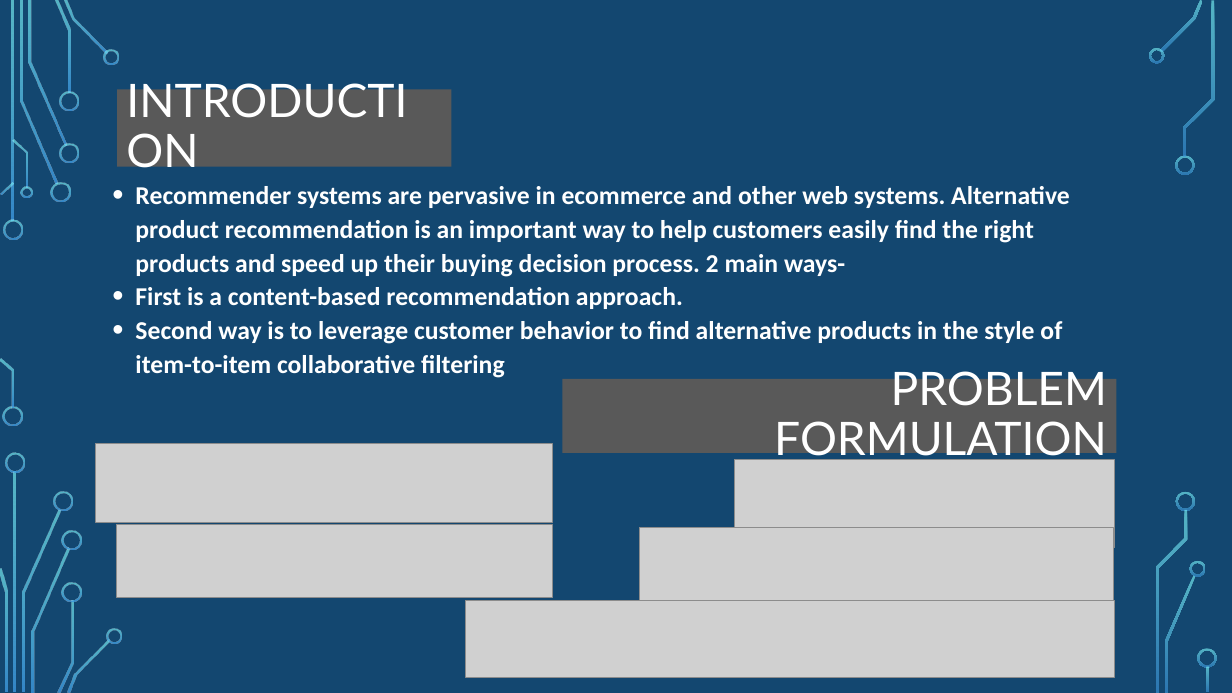
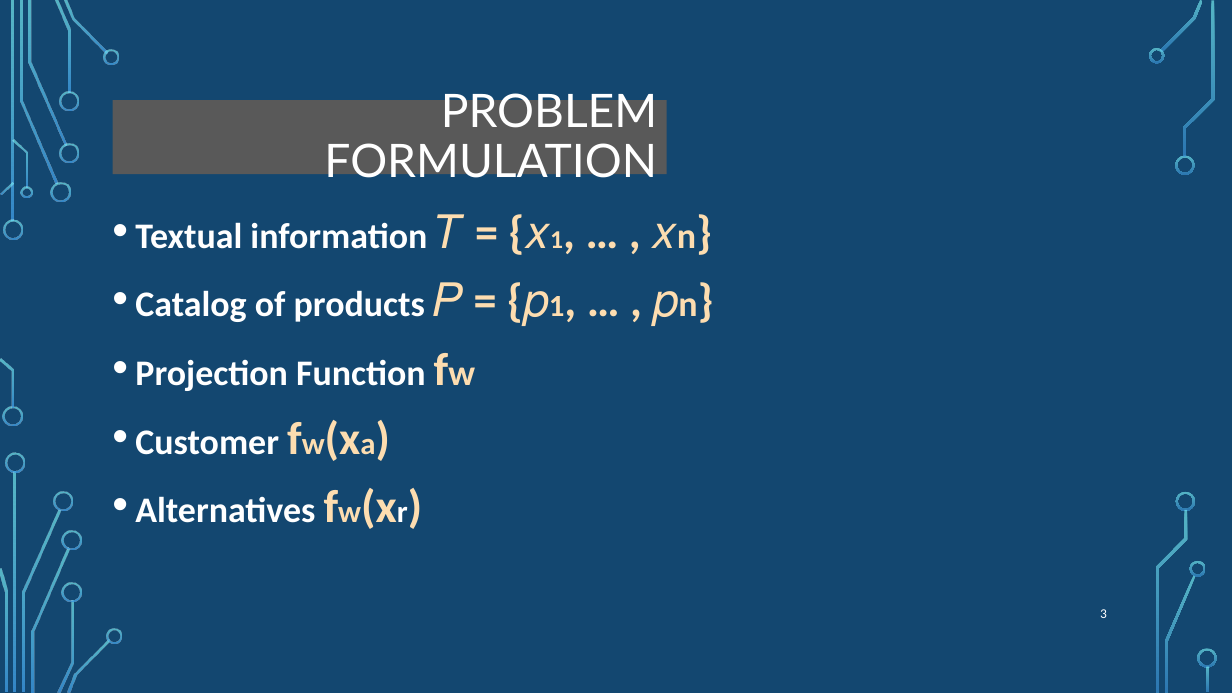
Before and after one commit to AHQJOHN/presentation2, a slide deck: slide 3 of presentation2.pptx. Drawn at 1232x693 pixels with LibreOffice and Linux fonts; fonts in the diff are those of the drawing; grey boxes stand for pictures; background and template pictures are left out. Boxes give left, top, right and bottom in pixels: in the first picture for what was removed or moved away, otherwise in the second. Text is boxed around its words. In the diff, an @@ line names an element or a change of style, - is before the commit and + after.

```diff
--- a/presentation2.pptx
+++ b/presentation2.pptx
@@ rectangle "PROBLEM FORMULATION": place and size @@
-rectangle "PROBLEM FORMULATION" at box(563, 379, 1117, 453)
+rectangle "PROBLEM FORMULATION" at box(113, 100, 667, 174)
@@ title removed at box(117, 90, 452, 167) @@
-INTRODUCTION
@@ text at box(135, 214, 464, 523): text changed; size 20 to 28 pt @@
-• Recommender systems are pervasive in ecommerce and other web systems. Alternative product recommendation is an important way to help customers easily find the right products and speed up their buying decision process. 2 main ways-
-• First is a content-based recommendation approach.
-• Second way is to leverage customer behavior to find alternative products in the style of item-to-item collaborative filtering
+• Textual information 𝑇 = {𝑥1, … , 𝑥n}
+• Catalog of products 𝑃 = {𝑝1, … , 𝑝n}
+• Projection Function fw
+• Customer fw(xa)
+• Alternatives fw(xr)
@@ picture removed at box(95, 444, 553, 522) @@
@@ picture removed at box(735, 460, 1115, 549) @@
@@ picture removed at box(116, 525, 552, 598) @@
@@ picture removed at box(640, 528, 1114, 604) @@
@@ picture removed at box(466, 601, 1116, 677) @@
```
Also in this commit, not shown: 2 other slides changed.
